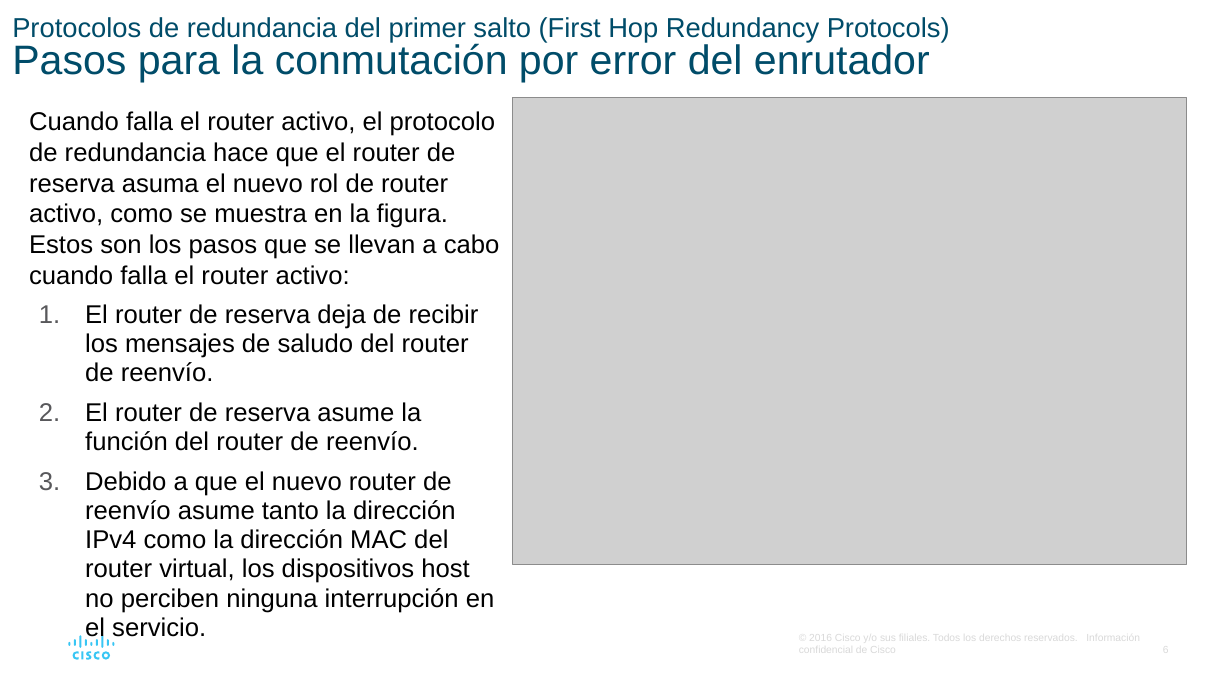
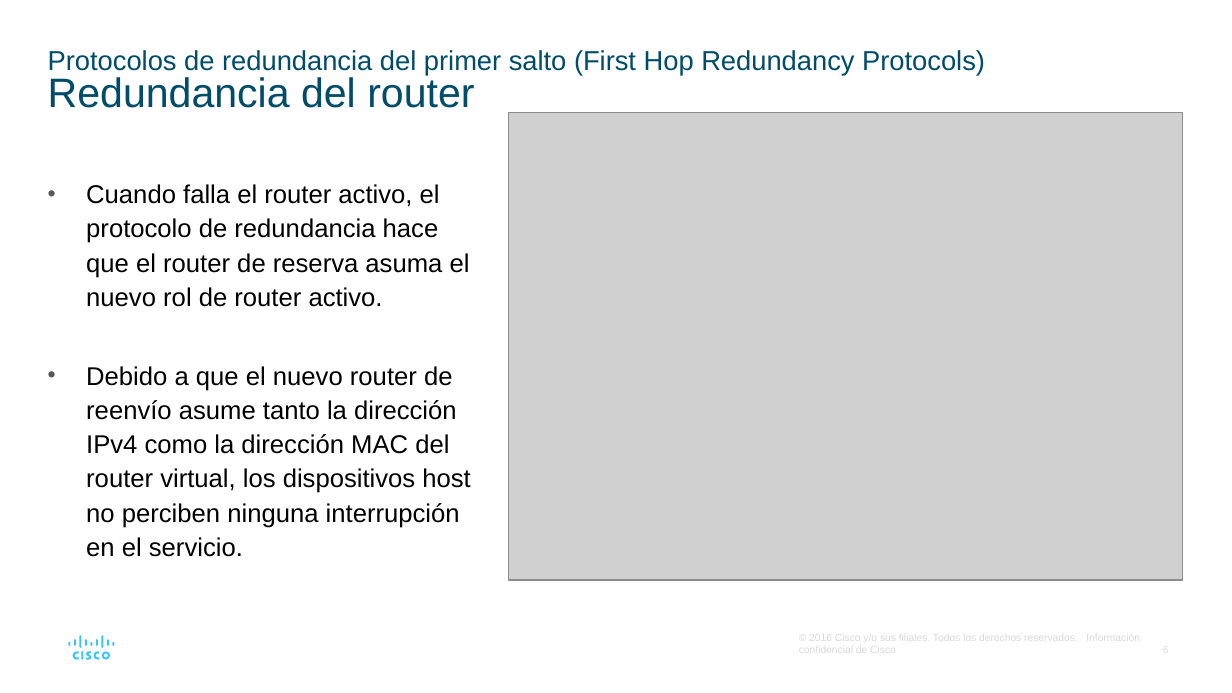
Before and after one commit to lizetheP/WAN, a slide deck: slide 6 of EjerciciosResueltos/Modulo1/1_4_HSRP/FHRP.pptx. Drawn at 1232x693 pixels with LibreOffice and Linux fonts; fonts in the diff are those of the drawing; grey boxes stand for pictures. Boxes give left, top, right and bottom in pixels: in the first picture for what was removed or moved away, otherwise in the second. Text is boxed around its words. In the diff, an @@ line names an element or a change of style, - is before the commit and + after.

```diff
--- a/EjerciciosResueltos/Modulo1/1_4_HSRP/FHRP.pptx
+++ b/EjerciciosResueltos/Modulo1/1_4_HSRP/FHRP.pptx
@@ title at [48, 50, 985, 108]: text changed @@
-Protocolos de redundancia del primer salto (First Hop Redundancy Protocols)
-Pasos para la conmutación por error del enrutador
+Protocolos de redundancia del primer salto (First Hop Redundancy Protocols)
+Redundancia del router
@@ picture: place and size @@
-picture at [513, 97, 1186, 564]
+picture at [509, 113, 1183, 580]
@@ text "Cuando falla el router activo, ...": place and size @@
-text "Cuando falla el router activo, ..." at [29, 111, 500, 613]
+text "Cuando falla el router activo, ..." at [86, 184, 470, 557]
@@ text at [86, 184, 470, 307]: text changed @@
-Cuando falla el router activo, el protocolo de redundancia hace que el router de reserva asuma el nuevo rol de router activo, como se muestra en la figura. Estos son los pasos que se llevan a cabo cuando falla el router activo:
-  1. El router de reserva deja de recibir los mensajes de saludo del router de reenvío.
-  2. El router de reserva asume la función del router de reenvío.
+• Cuando falla el router activo, el protocolo de redundancia hace que el router de reserva asuma el nuevo rol de router activo.
@@ text at [86, 366, 470, 557]: bullet 1. to •; list level 2 to 1 in "Debido a que el nuevo ..."; line spacing 0.95 to 20pt @@
```
Also in this commit, not shown: 5 other slides changed, 2 slides removed, 12 other files.
